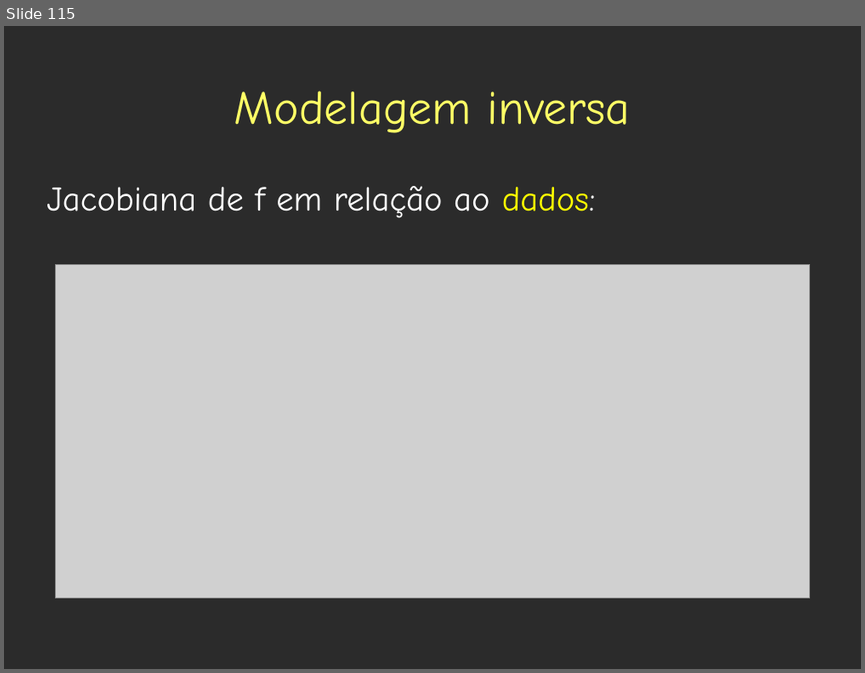
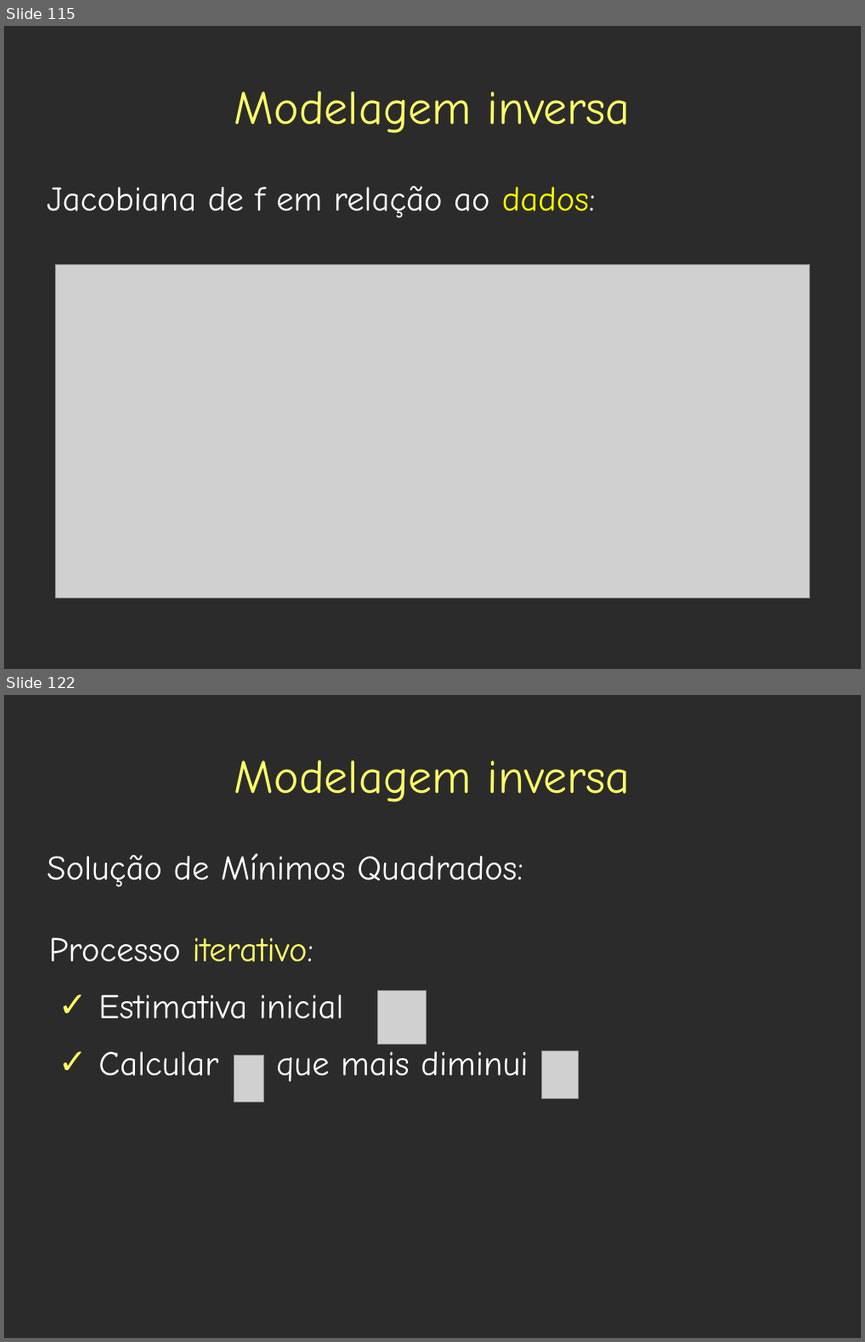
Before and after one commit to leouieda/geothermics, a slide deck: presentations/base_litosfera/estado_termico_lito_subcrustal.odp. Shown one above the other, each under a label of ours: slide 115 before the commit, slides 115 and 122 after it; the slides between them are not shown. The pictures are 865x673 and 865x1342 pixels, drawn with LibreOffice and Linux fonts; fonts in the diff are those of the drawing; grey boxes stand for pictures; background and template pictures are left out; a plain dark background stands for a picture behind light text. Boxes give left, top, right and bottom in pixels: in the first picture for what was removed or moved away, otherwise in the second. Text is boxed around its words. In the diff, an @@ line names an element or a change of style, - is before the commit and + after.

```diff
--- a/presentations/base_litosfera/estado_termico_lito_subcrustal.odp
+++ b/presentations/base_litosfera/estado_termico_lito_subcrustal.odp
@@ slide 122 added at bbox=[4, 695, 861, 1338], background picture (left out) @@
@@ title added at bbox=[234, 760, 630, 802], 44 pt, text #FFFF66 @@
+Modelagem inversa
@@ text added at bbox=[46, 853, 522, 887], 32 pt, text #FFFFFF @@
+Solução de Mínimos Quadrados:
@@ text added at bbox=[49, 937, 528, 1082], 32 pt, text #FFFFFF @@
+Processo iterativo:
+✓ Estimativa inicial
+✓ Calcular que mais diminui
@@ picture added at bbox=[378, 991, 426, 1044] @@
@@ picture added at bbox=[542, 1051, 579, 1099] @@
@@ picture added at bbox=[234, 1055, 264, 1102] @@
```
Also in this commit, not shown: 15 other slides added, 1 other file.
